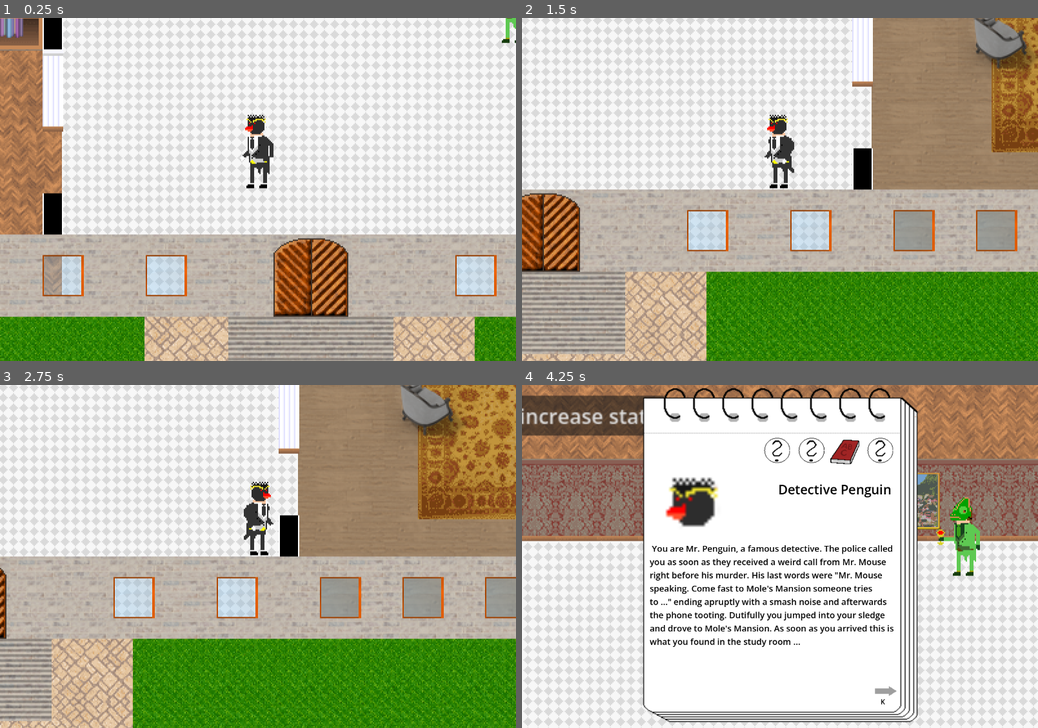
Above: before the commit, frames 1-4 (two rows, left to right).
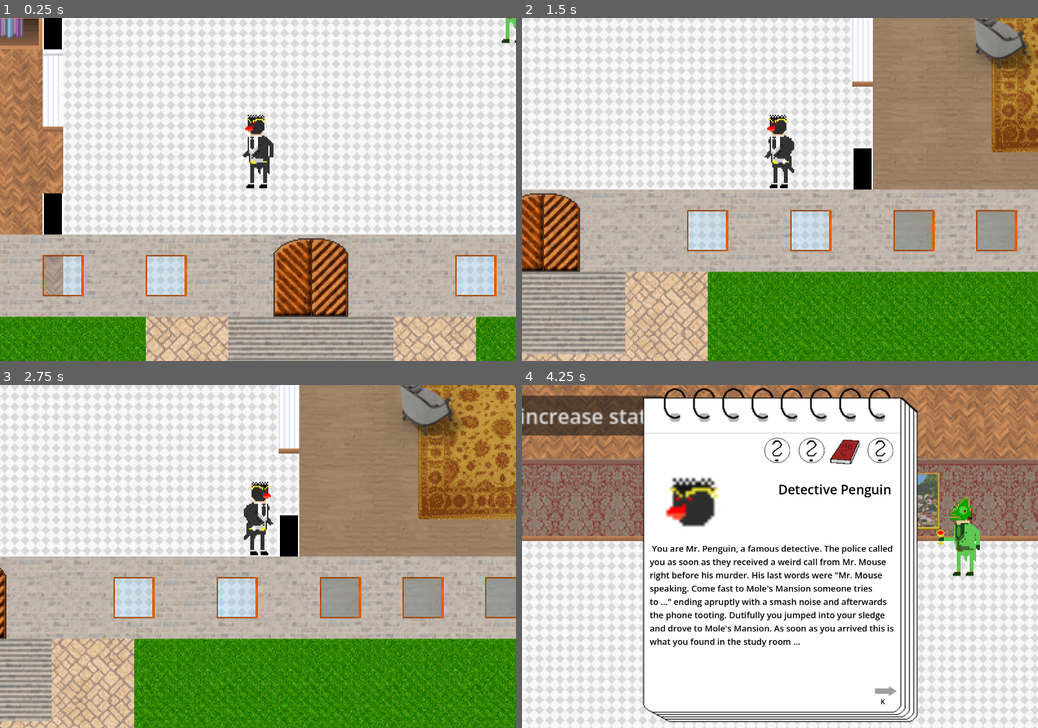
Above: after the commit, the same moments.

Repository: gartenschlaefer/mmmmm
Game: Godot game, scene res://scenes/testing/dialogue_test.tscn
The game is run twice, just before and just after one commit, with the same random seed, the same clock (stepped at 60 frames per second) and the same inputs. This scene is started directly instead of the project's main scene.
Inputs:
- Up to frame 1 (0.25 s): no input
- Up to frame 2 (1.5 s): tap Enter at 0.5 s; hold D (right) 0.53-1.28 s; hold X (interact) 0.53-1.28 s; hold S (down) from 1.28 s (still down); tap K (next_page) at 1.35 s
- Up to frame 3 (2.75 s): release S (down) at 2.03 s; hold D (right) from 2.03 s (still down); tap J (prev_page) at 2.1 s
- Up to frame 4 (4.25 s): release D (right) at 2.78 s; hold W (up) 2.78-3.53 s; tap Tab (toggle_notes) at 2.85 s; hold A (left) from 3.53 s (still down); hold X (interact) from 3.53 s (still down)

The runs differ from the first frame. In frame 1, 12% of the frame differs, in the area x 0-100%, y 0-100%; in frame 2, 11%; in frame 3, 11%; in frame 4, 5.4%.

Commit message:
fix tile offset

Diff:
--- a/scenes/mystery_murder_world.tscn
+++ b/scenes/mystery_murder_world.tscn
@@ -63,7 +63,6 @@
 [node name="hud" parent="." unique_id=961846994 instance=ExtResource("2_tffub")]
 
 [node name="FloorTiles" type="TileMapLayer" parent="." unique_id=607060558]
-position = Vector2(-1, 1)
 tile_map_data = PackedByteArray("AAAFAAMAAAAAAAAAAAAFAAIAAAAAAAAAAAAGAAIAAAAAAAAAAAAEAAIAAAAAAAAAAAAEAAEAAAAAAAAAAAADAA …(17360 unchanged characters)…
 tile_set = ExtResource("5_m2k0q")
 
@@ -72,7 +71,6 @@
 tile_set = ExtResource("5_tffub")
 
 [node name="OntopTiles" type="TileMapLayer" parent="." unique_id=1705594601]
-position = Vector2(1, -1)
 tile_map_data = PackedByteArray("AAAYAAsAAAABAAAAAAAXAAkAAAABAAAAAAAYAAcAAAABAAAAAAAVAAcAAAABAAAAAAAWAAkAAAACAAAAAAAVAA …(400 unchanged characters)…
 tile_set = SubResource("TileSet_xemsr")
 
@@ -100,7 +98,6 @@
 
 [node name="AboveTiles" type="TileMapLayer" parent="." unique_id=699847910]
 visible = false
-position = Vector2(1, -1)
 tile_map_data = PackedByteArray("AAAhACIAAwAAAAAAAAAhACMAAwAAAAEAAAAiACIAAwABAAAAAAAiACMAAwABAAEAAAAfACIAAwAAAAAAAAAfAC …(832 unchanged characters)…
 tile_set = ExtResource("5_tffub")
 
